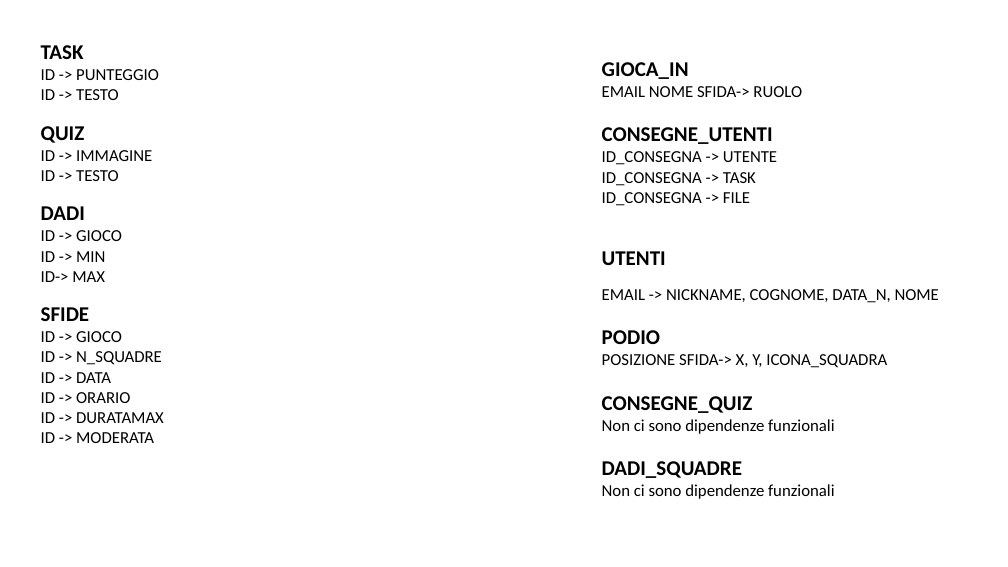
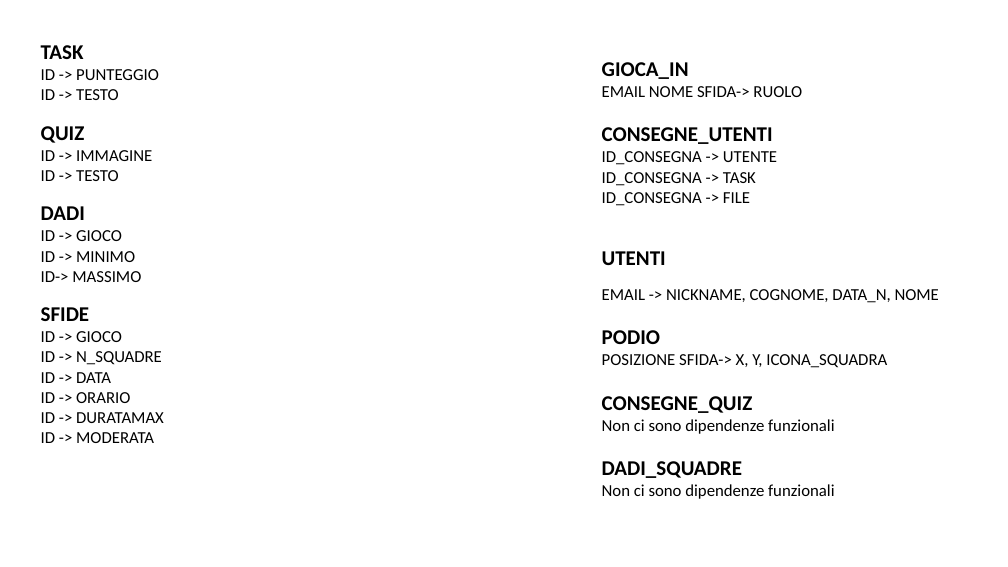
Before and after one commit to DavideGit-cs/BD_Progetto_Gruppo11, a slide deck: slide 10 of Vincoli_Domini_BDProgetto_finale.pptx. Drawn at 1008x567 pixels with LibreOffice and Linux fonts; fonts in the diff are those of the drawing. Boxes give left, top, right and bottom in pixels: in the first picture for what was removed or moved away, otherwise in the second. Text is boxed around its words. In the diff, an @@ line names an element or a change of style, - is before the commit and + after.

```diff
--- a/Vincoli_Domini_BDProgetto_finale.pptx
+++ b/Vincoli_Domini_BDProgetto_finale.pptx
@@ text at (x1=41, y1=251, x2=141, y2=282): text changed @@
-ID -> MIN
-ID-> MAX
+ID -> MINIMO
+ID-> MASSIMO
```
Also in this commit, not shown: 6 other slides changed, 1 slide added, 3 other files.
